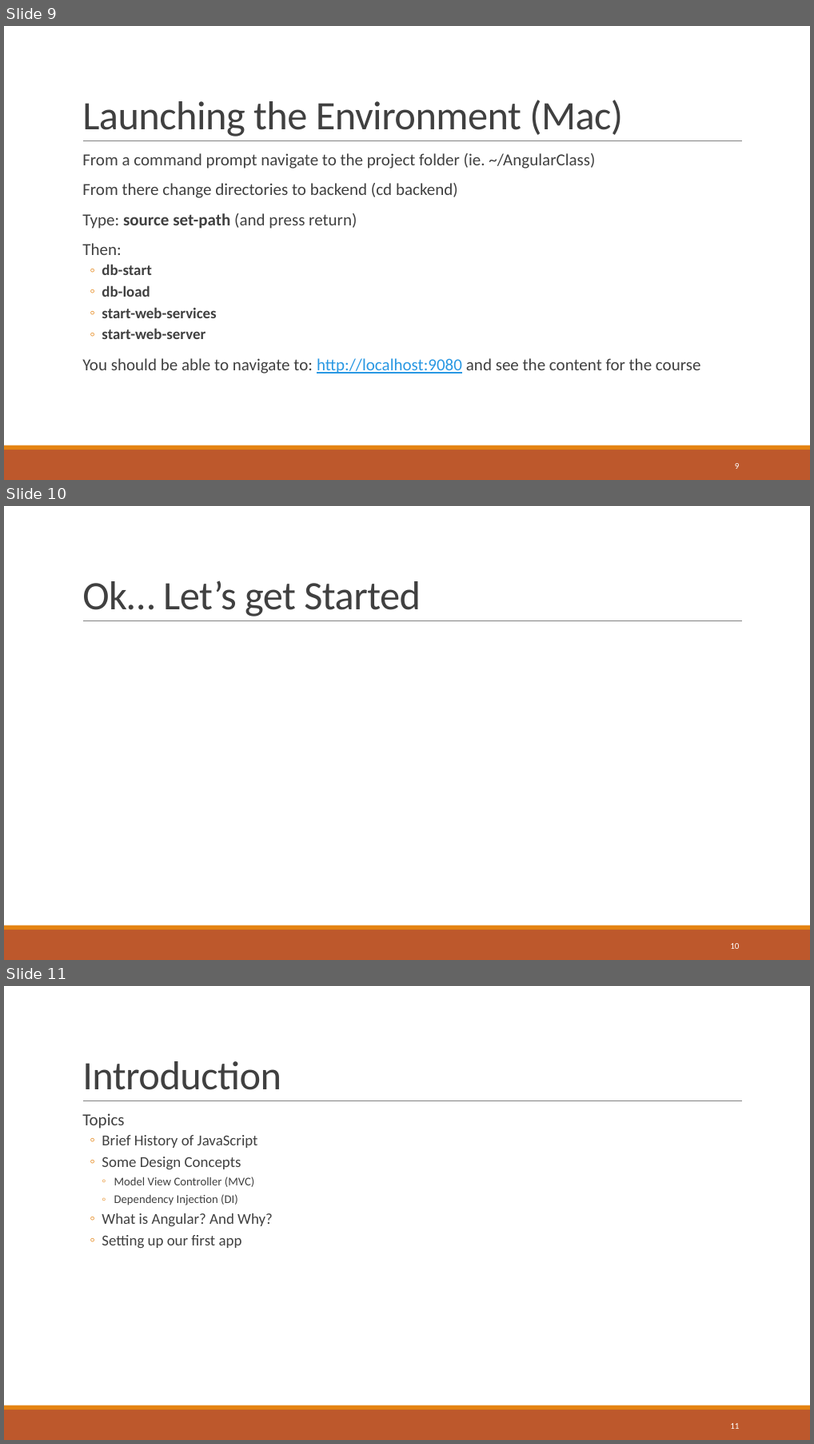
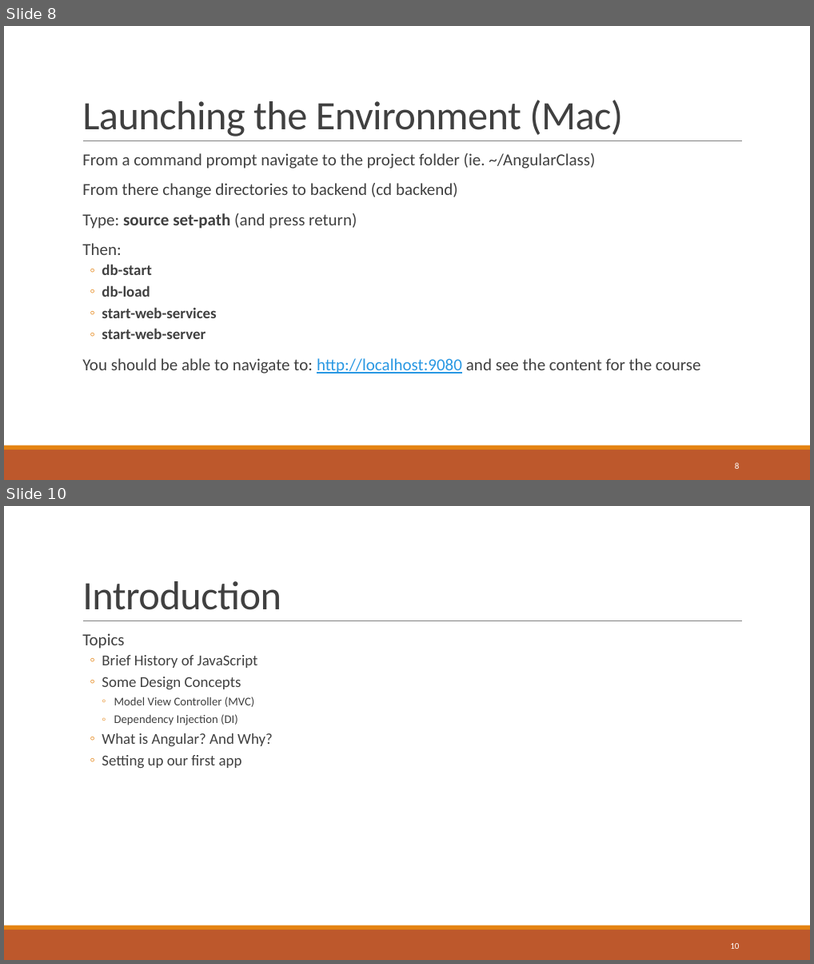
Before and after one commit to sbechtold/angularjs, a slide deck: materials/AngularJS.pptx. Shown one above the other, each under a label of ours: slides 9, 10 and 11 before the commit, slides 8 and 10 after it; the slides between them are not shown. The pictures are 814x1444 and 814x964 pixels, drawn with LibreOffice and Linux fonts; fonts in the diff are those of the drawing. Boxes give left, top, right and bottom in pixels: in the first picture for what was removed or moved away, otherwise in the second. Text is boxed around its words. In the diff, an @@ line names an element or a change of style, - is before the commit and + after.

```diff
--- a/materials/AngularJS.pptx
+++ b/materials/AngularJS.pptx
@@ slide 10 removed at (4,506,810,960), background #FFFFFF; not listed: 3 template elements that a slide beside it also shows @@
@@ title removed at (82,580,421,616) @@
-Ok… Let’s get Started
@@ page number removed at (730,943,739,948) @@
-10
@@ what was slide 9 is now slide 8 @@
@@ page number at (735,462,740,468): text changed @@
-9
+8
@@ what was slide 11 is now slide 10 @@
@@ page number at (730,943,739,948): text changed @@
-11
+10
```
Also in this commit, not shown: 2 slides changed, 26 other files.
